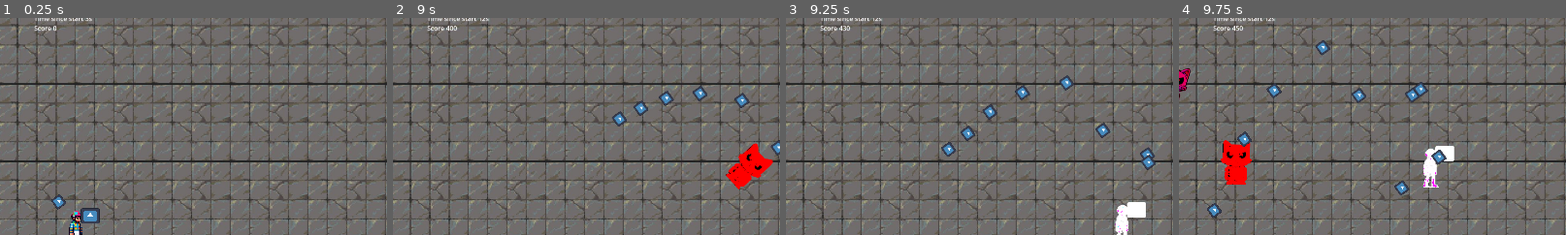
Above: before the commit, frames 1-4 (left to right).
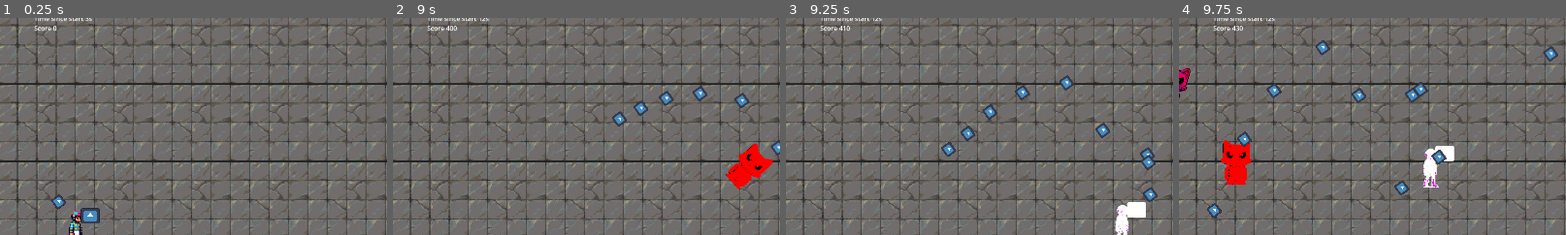
Above: after the commit, the same moments.

Repository: elVariable/gamejam
Game: Godot game, scene res://scenes/levels/main.tscn
Same seed, same stepped clock (60 frames per second), same inputs: the game is played once before the commit and once after it. The engine's default icon, where the game draws it, is replaced by a stand-in: a white triangle on a blue panel in a dark square.
Inputs:
- Up to frame 1 (0.25 s): no input
- Up to frame 2 (9 s): hold W (Up) 0.53-2.03 s; tap one key every 0.75 s from 0.6 s: U (Fire0) I (Fire1) O (Fire2) P (Fire3) U (Fire0) I (Fire1) O (Fire2) P (Fire3) U (Fire0) I (Fire1) O (Fire2) P (Fire3); hold A (Left) 2.03-3.53 s; hold S (Down) 3.53-4.28 s; hold D (Right) 4.28-5.03 s; hold W (Up) 5.03-5.78 s; hold D (Right) 5.78-8.03 s; hold S (Down) 8.03-8.78 s; hold A (Left) from 8.78 s (still down)
- Up to frame 3 (9.25 s): keep holding A (Left)
- Up to frame 4 (9.75 s): release A (Left) at 9.53 s; hold W (Up) from 9.53 s (still down); tap U (Fire0) at 9.6 s
The pictures show only the part of the screen within x 40-90%, y 2-52%; the shares and areas given below are measured in that part.

Frames 1-2 are identical in both runs. In frame 3, 0.2% of the frame differs, in the area x 14-96%, y 3-85%; in frame 4, 0.2%.

Commit message:
Despawn collided enemies

Diff:
--- a/scripts/player.gd
+++ b/scripts/player.gd
@@ -41,3 +41,4 @@
     print("Player: _on_collision_body_entered")
     if _body.is_in_group("Enemies"):
         GameManager.add_score(-10)
+        _body.queue_free()
